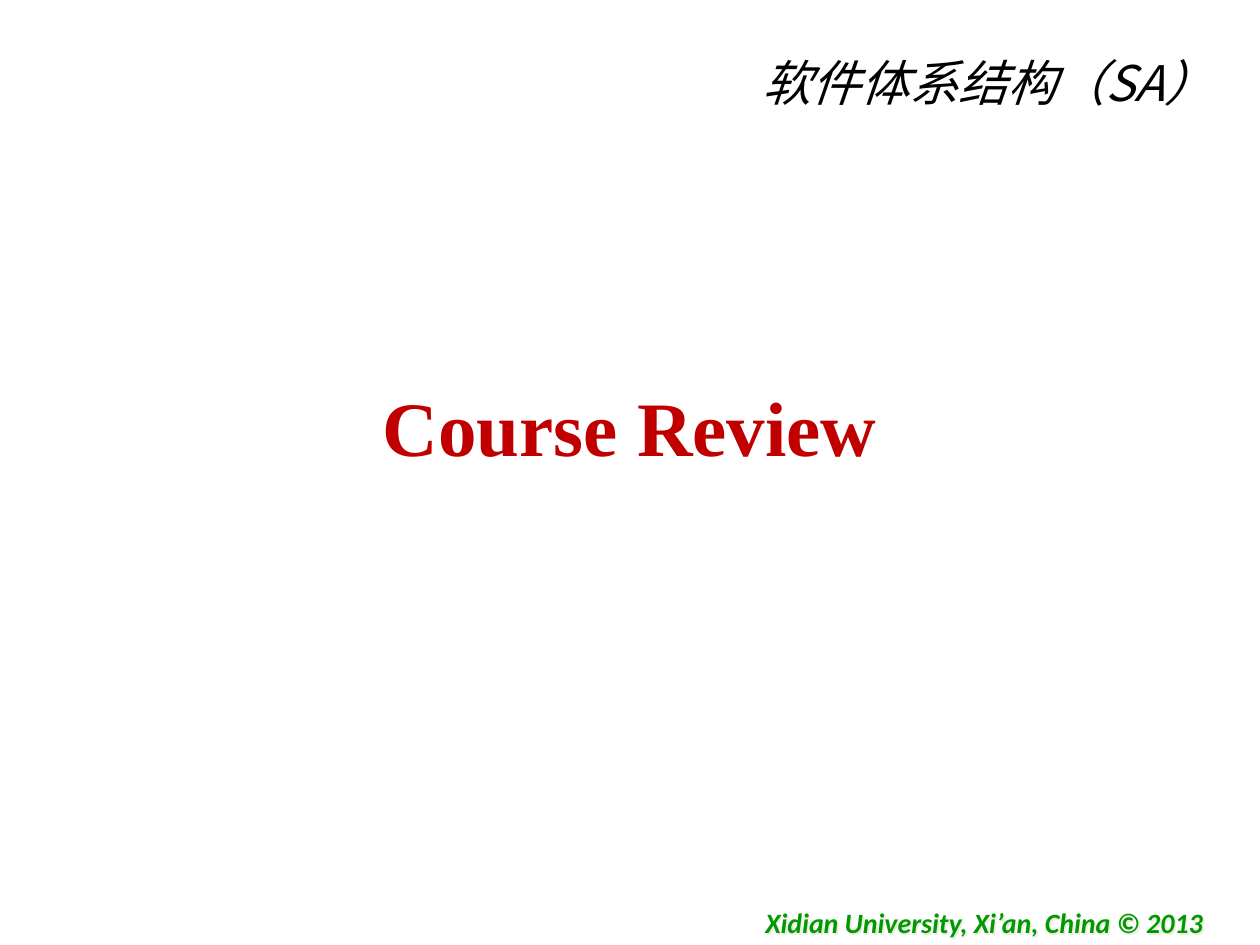
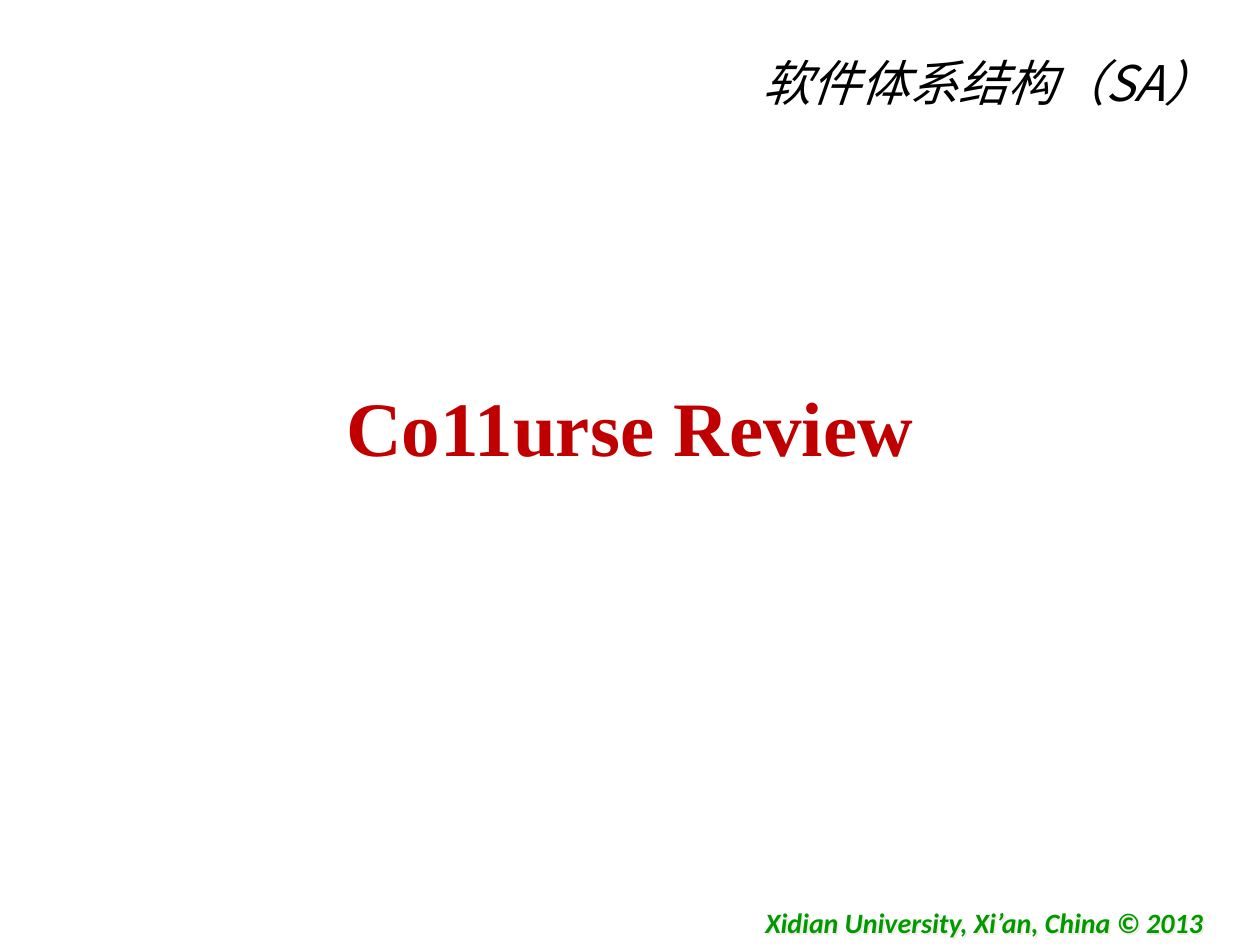
Before and after one commit to 13121320/Repository, a slide deck: slide 1 of 软件体系结构复习资料.ppt. Drawn at 1260x945 pixels with LibreOffice and Linux fonts; fonts in the diff are those of the drawing; background and template pictures are left out. Boxes give left, top, right and bottom in pixels: in the first picture for what was removed or moved away, otherwise in the second. Text is boxed around its words. In the diff, an @@ line names an element or a change of style, - is before the commit and + after.

```diff
--- a/软件体系结构复习资料.ppt
+++ b/软件体系结构复习资料.ppt
@@ title at (346, 402, 913, 457): text changed @@
-Course Review
+Co11urse Review
```
Also in this commit, not shown: 1 other slide changed.
